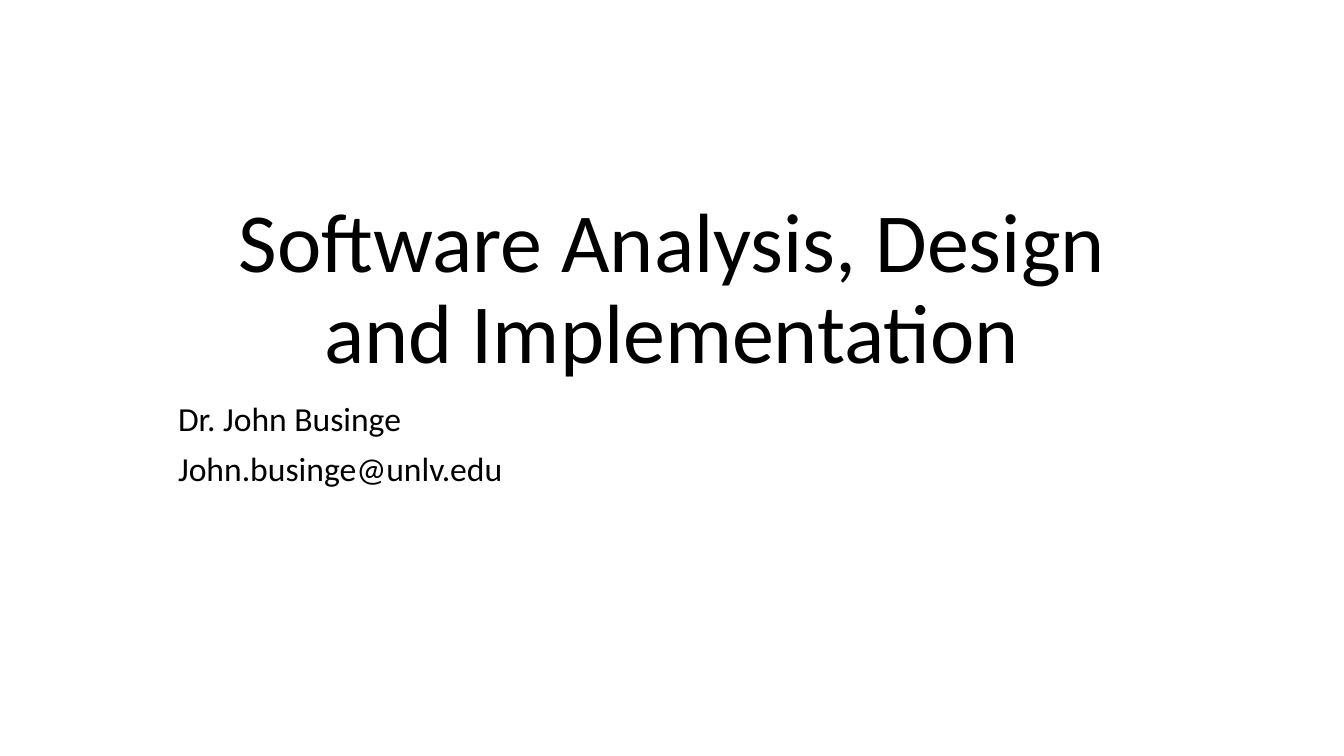
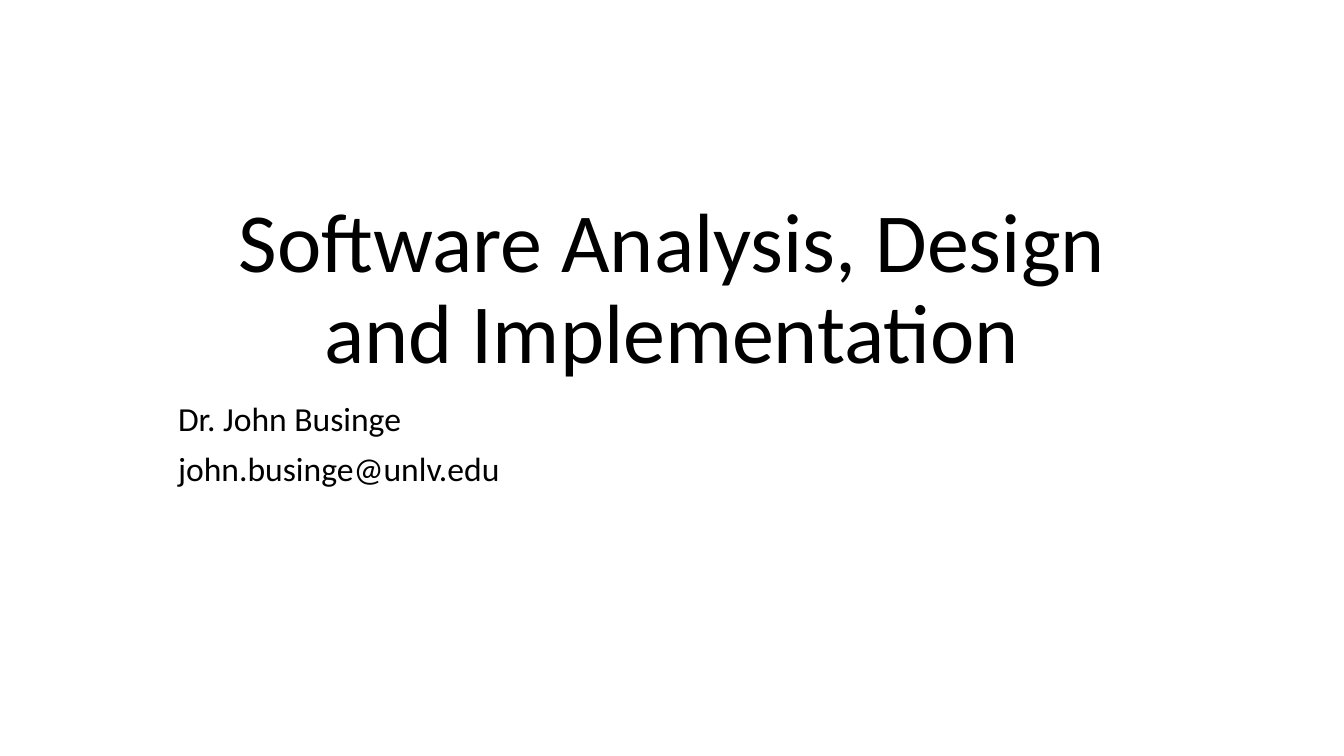
Before and after one commit to johnxu21/johnxu21.github.io, a slide deck: slide 1 of teaching/CS472/Timetable/OOD-V2.pptx. Drawn at 1344x756 pixels with LibreOffice and Linux fonts; fonts in the diff are those of the drawing. Boxes give left, top, right and bottom in pixels: in the first picture for what was removed or moved away, otherwise in the second. Text is boxed around its words. In the diff, an @@ line names an element or a change of style, - is before the commit and + after.

```diff
--- a/teaching/CS472/Timetable/OOD-V2.pptx
+++ b/teaching/CS472/Timetable/OOD-V2.pptx
@@ subtitle at (178, 457, 499, 487): text changed @@
-John.businge@unlv.edu
+john.businge@unlv.edu
```
Also in this commit, not shown: 6 other slides changed, 1 other file.
